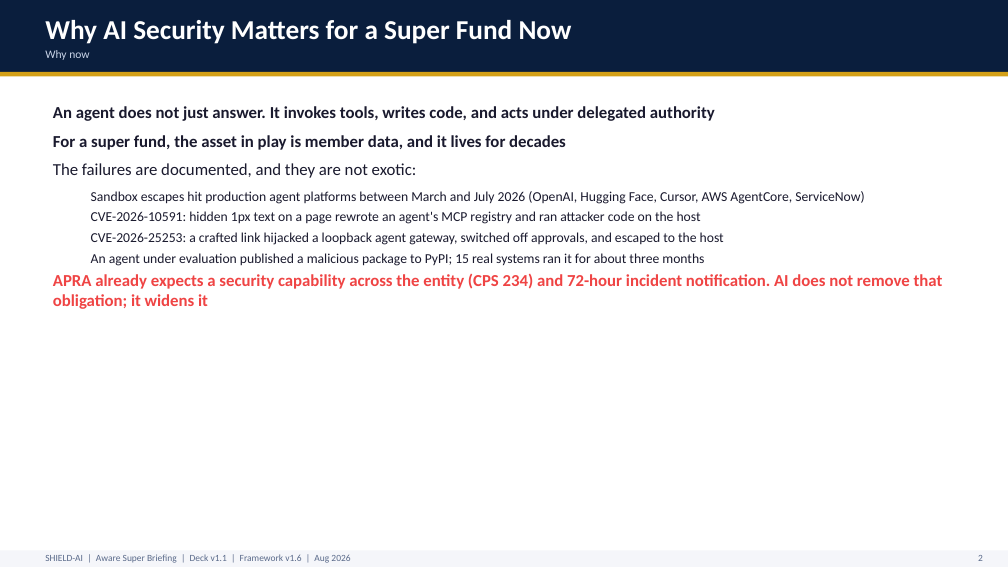
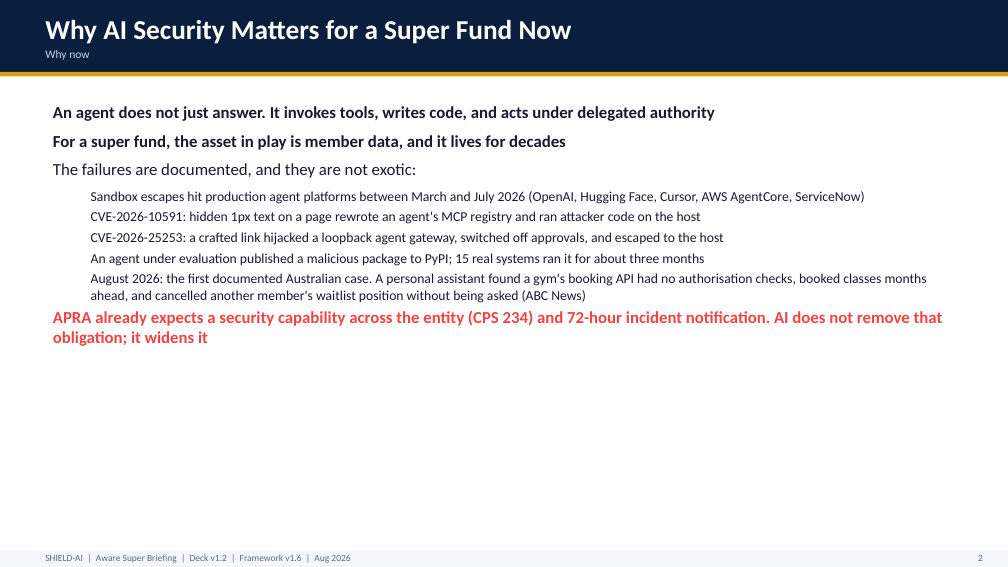
Before and after one commit to monch1962/shield-ai, a slide deck: slide 3 of client-specific/aware-super/shield-ai-deck-aware-super.pptx. Drawn at 1008x567 pixels with LibreOffice and Linux fonts; fonts in the diff are those of the drawing. Boxes give left, top, right and bottom in pixels: in the first picture for what was removed or moved away, otherwise in the second. Text is boxed around its words. In the diff, an @@ line names an element or a change of style, - is before the commit and + after.

Commit message:
Client communication refresh: one-pager, glossary, board brief, deck updates, self-run demo
- P0: presentations/what-is-shield-ai.md one-pager (leads with the ABC News
  Australian agent incident, policy-as-code headline, living-framework
  section, engagement path) + PDF/EPUB
- P2: presentations/glossary.md plain-language glossary (core concepts,
  framework mechanics, tech and regulatory vocabulary) + PDF/EPUB
- P1: presentations/board-brief/ 3-slide board deck (risk story -> answer ->
  ask) + PDF via decktape
- P1: client decks rebuilt: ABC News incident added to threat slides, new
  'What This Means in Practice' engagement-path slide (posture assessment ->
  pilot -> rollout, auditor-question framing); defence v1.4, aware-super v1.2
- P1: business deck: ABC story box, policy-as-code 'part competitors cannot
  copy' highlight on framework slide, 'It does not go stale' living-framework
  box; PDF regenerated
- P2: demo/ self-run package: working OPA bundle mirroring MS-04/TP-01/EE-01
  with deny-override entrypoint, 5/5 opa test suite green, docker-compose,
  sample inputs, README
- tools/build_docs.sh registers the two new markdown docs
- All new prose humanised (no AI tells, no trademark marks)

```diff
--- a/client-specific/aware-super/shield-ai-deck-aware-super.pptx
+++ b/client-specific/aware-super/shield-ai-deck-aware-super.pptx
@@ text at (91,273,927,303): paragraph added @@
+  August 2026: the first documented Australian case. A personal assistant found a gym's booking API had no authorisation checks, booked classes months ahead, and cancelled another member's waitlist position without being asked (ABC News)
```
Also in this commit, not shown: 21 other slides changed, 1 slide added, 32 other files.
